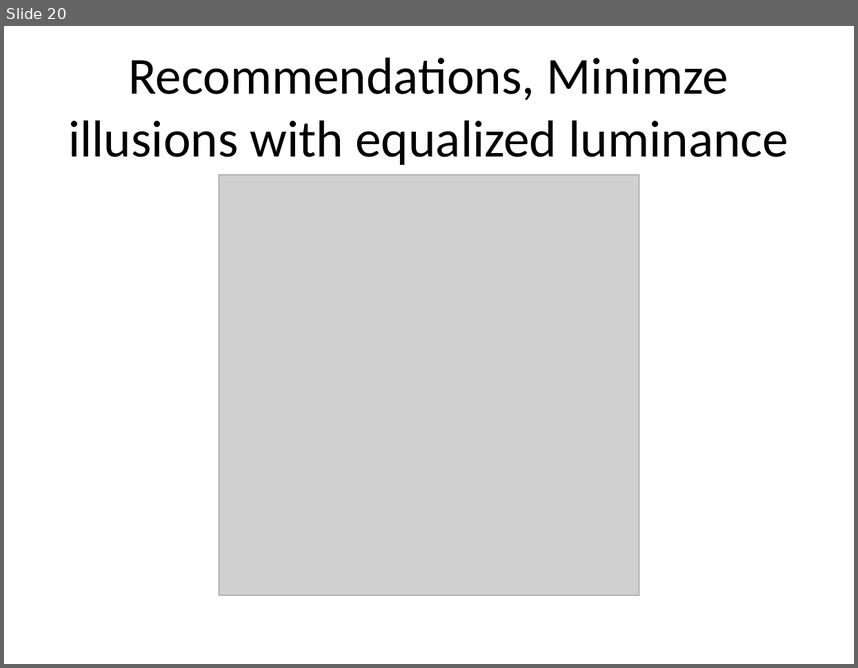
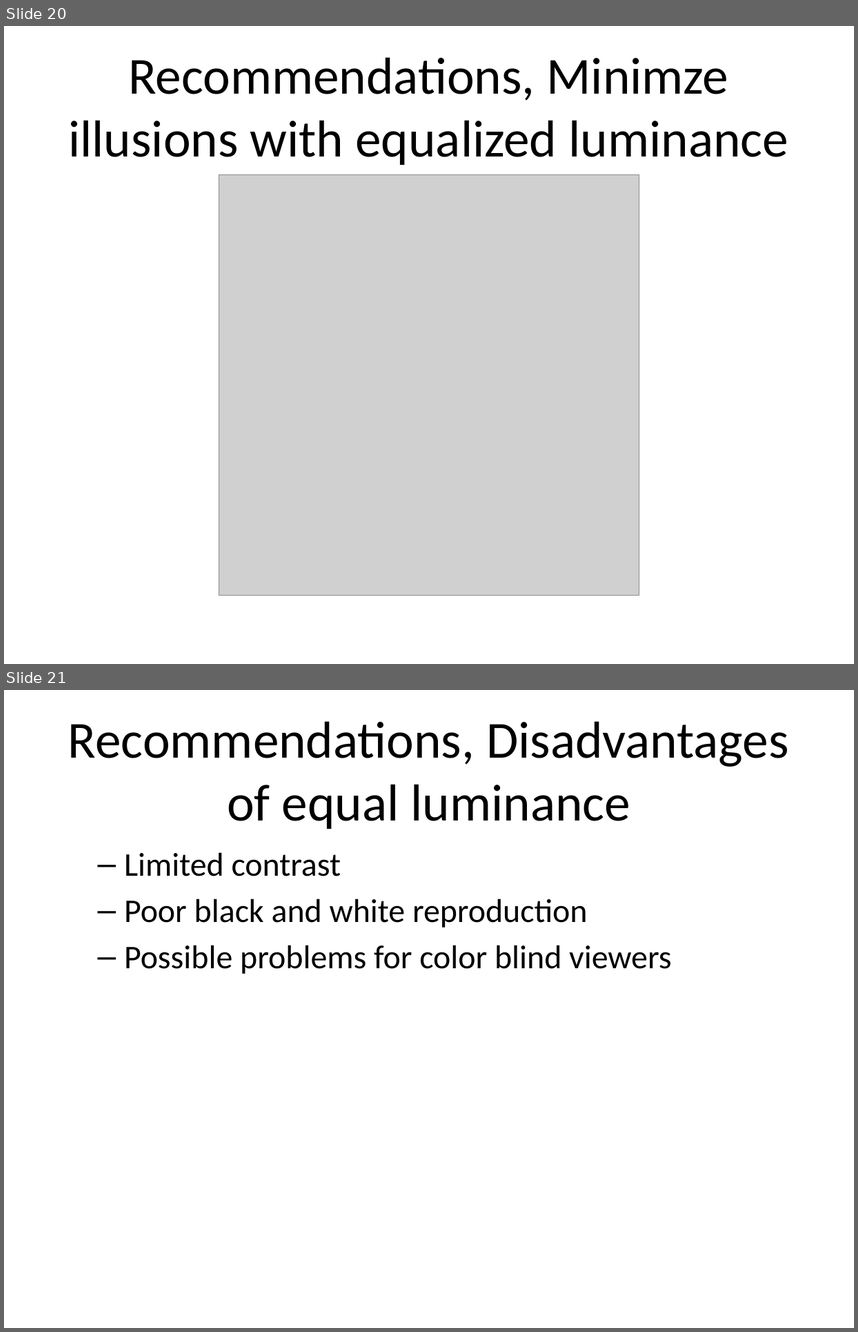
Before and after one commit to pmean/data-visualization, a slide deck: data-viz-02/component/recommendations-colors.pptx. Shown one above the other, each under a label of ours: slide 20 before the commit, slides 20 and 21 after it. The pictures are 858x668 and 858x1332 pixels, drawn with LibreOffice and Linux fonts; fonts in the diff are those of the drawing; grey boxes stand for pictures. Boxes give left, top, right and bottom in pixels: in the first picture for what was removed or moved away, otherwise in the second. Text is boxed around its words. In the diff, an @@ line names an element or a change of style, - is before the commit and + after.

Commit message:
Finalized color recommendations in data-viz-02

```diff
--- a/data-viz-02/component/recommendations-colors.pptx
+++ b/data-viz-02/component/recommendations-colors.pptx
@@ slide 21 added at (4,690,854,1328), background #FFFFFF @@
@@ title added at (68,721,789,829), 44 pt, text #000000 @@
+Recommendations, Disadvantages of equal luminance
@@ text added at (124,852,671,974), 28 pt, text #000000 @@
+  – Limited contrast
+  – Poor black and white reproduction
+  – Possible problems for color blind viewers
```
Also in this commit, not shown: 3 slides changed, 4 other slides added, 3 slides removed, 1 other file.
